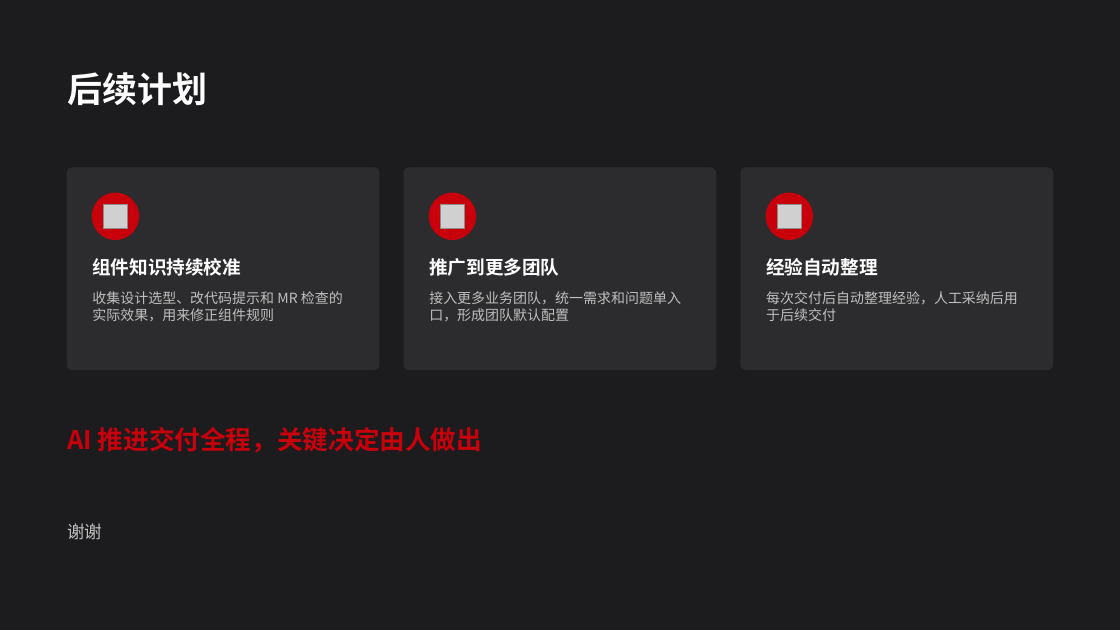
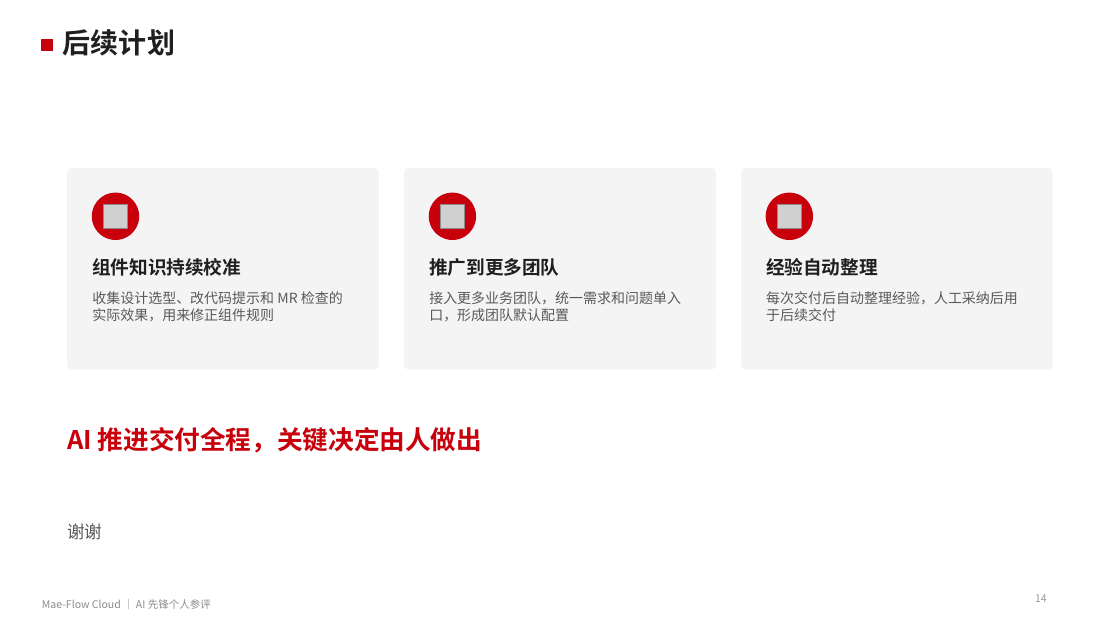
Before and after one commit to yunine9/mae-flow-cloud, a slide deck: slide 14 of docs/ai-pioneer-2026-10-12/Mae-Flow-AI先锋-补充版.pptx. Drawn at 1120x630 pixels with LibreOffice and Linux fonts; fonts in the diff are those of the drawing; grey boxes stand for pictures. Boxes give left, top, right and bottom in pixels: in the first picture for what was removed or moved away, otherwise in the second. Text is boxed around its words. In the diff, an @@ line names an element or a change of style, - is before the commit and + after.

Commit message:
docs: 统一 AI 先锋 PPT 标题页的浅色风格
关联 #467：将封面、平台标题页和末页统一为白底红灰风格，更新对应预览。14 页结构、字体、可编辑图表与最终渲染检查通过，其余 11 页渲染一致，图表和内嵌工作簿保持原始字节。仅材料变更，按仓库指引使用 MFC_SKIP_GATE=1 跳过聚合 gate，未运行代码测试。

```diff
--- a/docs/ai-pioneer-2026-10-12/Mae-Flow-AI先锋-补充版.pptx
+++ b/docs/ai-pioneer-2026-10-12/Mae-Flow-AI先锋-补充版.pptx
@@ background #1C1C1E to #FFFFFF @@
@@ text "后续计划": place and size @@
-text "后续计划" at bbox=[67, 72, 207, 105]
+text "后续计划" at bbox=[63, 29, 175, 56]
@@ text "后续计划" at bbox=[63, 29, 175, 56]: size 30 to 24 pt, text colour #FFFFFF to #1F1F1F @@
@@ rectangle added at bbox=[42, 39, 53, 50], fill #C7000B, outline #C7000B 1 pt @@
@@ fill #2C2C2E to #F4F4F5; outline #2C2C2E 1 pt to none in 3 elements at bbox=[67, 168, 379, 370], bbox=[404, 168, 716, 370], bbox=[741, 168, 1053, 370] @@
@@ text colour #FFFFFF to #1F1F1F in 3 elements at bbox=[92, 258, 241, 276], bbox=[429, 258, 559, 276], bbox=[766, 258, 878, 276] @@
@@ text colour #BFBFBF to #595959 in 4 elements at bbox=[92, 291, 343, 321], bbox=[429, 291, 681, 321], bbox=[766, 291, 1018, 321], bbox=[67, 523, 102, 540] @@
@@ text added at bbox=[42, 599, 211, 609], 9 pt, text #8C8C8C @@
+Mae-Flow Cloud ｜ AI 先锋个人参评
@@ text added at bbox=[1035, 594, 1047, 602], 9 pt, text #999999 @@
+14
```
Also in this commit, not shown: 2 other slides changed, 3 other files.
